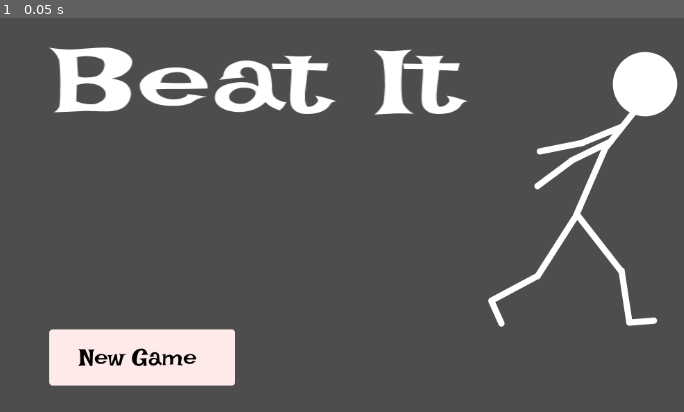
Above: before the commit, frame 1.
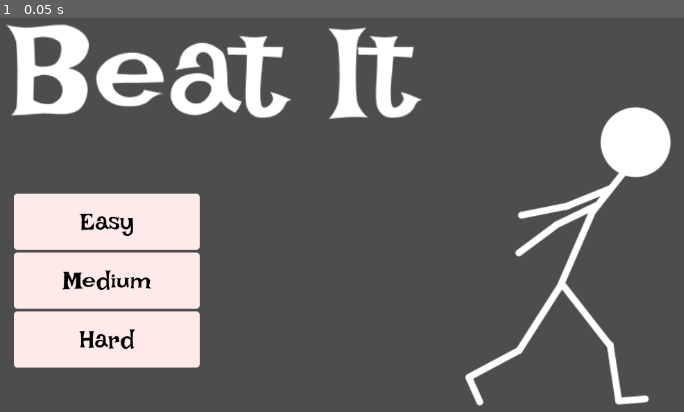
Above: after the commit, the same moment.

Repository: Lexa-Heda/HackClubGameJam
Game: Godot game, scene res://homescreen.tscn
The game is run twice, just before and just after one commit, with the same random seed, the same clock (stepped at 60 frames per second) and the same inputs. The project has no main scene, so this scene is started directly.
Inputs:
- Up to frame 1 (0.05 s): no input

The runs differ from the first frame. In frame 1, 24% of the frame differs, in the area x 0-100%, y 1-99%.

Commit message:
homepage-rework

Diff:
--- a/beat-it/homescreen.tscn
+++ b/beat-it/homescreen.tscn
@@ -1,44 +1,44 @@
 [gd_scene format=3 uid="uid://cd2v76h0si5ey"]
 
 [ext_resource type="Texture2D" uid="uid://ckcbh8jd57e72" path="res://assets/homescreen/Beat It.png" id="1_1bjcg"]
-[ext_resource type="Texture2D" uid="uid://bb6rm7ri43e2i" path="res://assets/homescreen/NewGame.png" id="2_edeuv"]
+[ext_resource type="Texture2D" uid="uid://coqijo7c77qpc" path="res://assets/homescreen/easy.png" id="3_a17e7"]
 [ext_resource type="Texture2D" uid="uid://nc1p4mmppjqy" path="res://assets/homescreen/stickman.png" id="3_c2ysq"]
+[ext_resource type="Texture2D" uid="uid://byihp5sjb4jpq" path="res://assets/homescreen/medium.png" id="4_v0us7"]
+[ext_resource type="Texture2D" uid="uid://56sfio8lch0n" path="res://assets/homescreen/hard.png" id="5_gboke"]
 
-[node name="MarginContainer" type="MarginContainer" unique_id=1333038275]
-anchors_preset = 15
-anchor_right = 1.0
-anchor_bottom = 1.0
-grow_horizontal = 2
-grow_vertical = 2
-theme_override_constants/margin_left = 120
-theme_override_constants/margin_top = 80
-theme_override_constants/margin_right = 120
-theme_override_constants/margin_bottom = 80
+[node name="MarginContainer" type="Node2D" unique_id=88837657]
 
-[node name="HBoxContainer" type="HBoxContainer" parent="." unique_id=2147140996]
-layout_mode = 2
-
-[node name="VBoxContainer" type="VBoxContainer" parent="HBoxContainer" unique_id=1342729764]
-layout_mode = 2
-size_flags_horizontal = 3
-alignment = 1
-
-[node name="VBoxContainer3" type="VBoxContainer" parent="HBoxContainer/VBoxContainer" unique_id=1640900565]
-layout_mode = 2
-size_flags_vertical = 3
-
-[node name="BeatIt" type="TextureRect" parent="HBoxContainer/VBoxContainer/VBoxContainer3" unique_id=1726685937]
-layout_mode = 2
+[node name="beatit" type="Sprite2D" parent="." unique_id=1372397041]
+position = Vector2(358, 115)
+scale = Vector2(1.3969072, 1.3969072)
 texture = ExtResource("1_1bjcg")
 
-[node name="newGame" type="TextureRect" parent="HBoxContainer/VBoxContainer" unique_id=1216699767]
+[node name="stickman" type="Sprite2D" parent="." unique_id=551950545]
+position = Vector2(858, 379.63815)
+scale = Vector2(1.0855263, 1.0855263)
+texture = ExtResource("3_c2ysq")
+
+[node name="VBoxContainer" type="VBoxContainer" parent="." unique_id=1030773229]
+anchors_preset = 4
+anchor_top = 0.5
+anchor_bottom = 0.5
+offset_left = 69.0
+offset_top = 290.5
+offset_right = 337.0
+offset_bottom = 541.5
+grow_vertical = 2
+
+[node name="TextureRect" type="TextureRect" parent="VBoxContainer" unique_id=855880859]
 layout_mode = 2
-texture = ExtResource("2_edeuv")
-stretch_mode = 2
+mouse_default_cursor_shape = 2
+texture = ExtResource("3_a17e7")
 
-[node name="VBoxContainer2" type="VBoxContainer" parent="HBoxContainer" unique_id=2030602714]
+[node name="TextureRect2" type="TextureRect" parent="VBoxContainer" unique_id=841329261]
 layout_mode = 2
+mouse_default_cursor_shape = 2
+texture = ExtResource("4_v0us7")
 
-[node name="stickman" type="TextureRect" parent="HBoxContainer/VBoxContainer2" unique_id=2045765974]
+[node name="TextureRect3" type="TextureRect" parent="VBoxContainer" unique_id=457233287]
 layout_mode = 2
-texture = ExtResource("3_c2ysq")
+mouse_default_cursor_shape = 2
+texture = ExtResource("5_gboke")
Binary file added: beat-it/assets/homescreen/easy.png
Not shown, added: beat-it/assets/homescreen/easy.png.import
Binary file added: beat-it/assets/homescreen/hard.png
Not shown, added: beat-it/assets/homescreen/hard.png.import
Binary file added: beat-it/assets/homescreen/medium.png
Not shown, added: beat-it/assets/homescreen/medium.png.import
